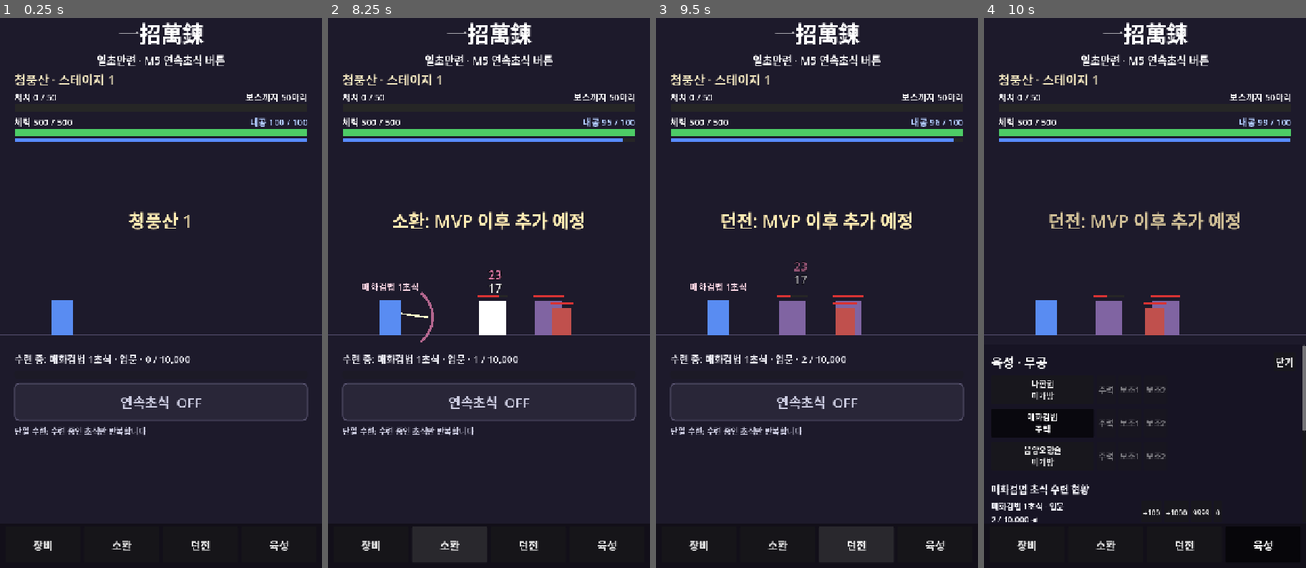
Above: before the commit, frames 1-4 (left to right).
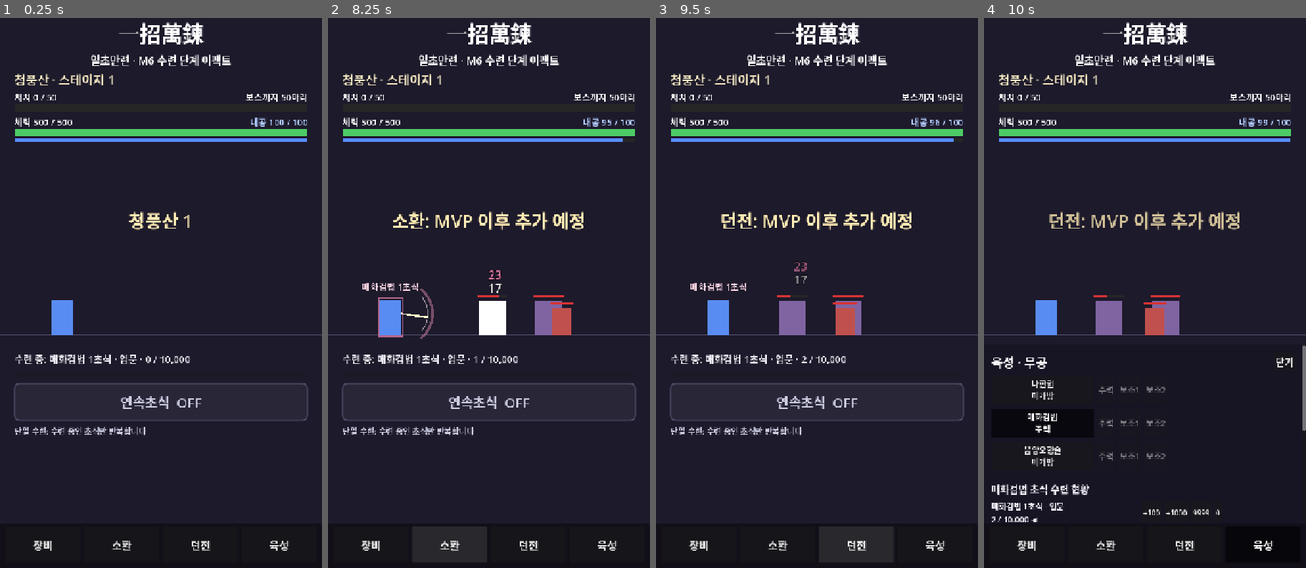
Above: after the commit, the same moments.

Repository: HamHyunJun/ilcho-manryeon
Game: Godot game, scene res://scenes/main/Main.tscn
Two runs of this game, one before a commit and one after it. Both use one fixed random seed, a clock stepped at 60 frames per second and the inputs below.
Inputs:
- Up to frame 1 (0.25 s): no input
- Up to frame 2 (8.25 s): click "연속초식 OFF" at 0.5 s; click "연속초식 ON" at 1.25 s; click "장비" at 2 s; click "소환" at 2.75 s; click "던전" at 3.5 s; click "육성" at 4.25 s; click "닫기" at 5 s; click "연속초식 OFF" at 5.75 s; click "연속초식 ON" at 6.5 s; click "장비" at 7.25 s; click "소환" at 8 s
- Up to frame 3 (9.5 s): click "던전" at 8.75 s
- Up to frame 4 (10 s): click "육성" at 9.5 s

The runs differ from the first frame. In frame 1, 0.5% of the frame differs, in the area x 28-72%, y 6-9%; in frame 2, 0.8%, in the area x 15-72%, y 6-59%; in frame 3, 0.5%; in frame 4, 0.5%.

Commit message:
M6 수련 단계 이펙트
- EffectDirector, TechniqueEffect: 계열 3종 × 7단계 프리셋을 코드 드로잉으로 연출
- data/effects/effect_presets.json: 계열 색·파티클 모양, 단계별 파라미터 (가안)
- 단계 상승 알림, 대성 알림 연출과 화면 흔들림 (HUD 제외)
- 동시 연출 상한과 정리, 성능 테스트 추가
- 문서: 13 구현 메모(M5, M6), 14 O-13·O-40 가안, 15 기기 확인 항목

Co-Authored-By: Claude Opus 5.5 <noreply@anthropic.com>
Claude-Session: https://claude.ai/code/session_01Ls1LawZfAa4UQ6Rv1ebZV7

Diff:
--- /dev/null
+++ b/data/effects/effect_presets.json
@@ -0,0 +1,38 @@
+{
+  "_comment": "수련 단계 이펙트 프리셋 (docs/03 4장). 계열별 색과 모양 + 단계별 파라미터. 수치는 가안이며 코드로 그리는 파티클/도형 연출이다 (docs/03 4-2). 단계 1~7 = 입문/초급/중급/고급/숙련/절정/대성.",
+  "categories": {
+    "sword": {
+      "name": "검법",
+      "color_primary": "#ff9ec4",
+      "color_secondary": "#fff0f6",
+      "particle_shape": "petal",
+      "motif": "slash"
+    },
+    "fist": {
+      "name": "권법",
+      "color_primary": "#ffa64d",
+      "color_secondary": "#fff1d6",
+      "particle_shape": "spark",
+      "motif": "burst"
+    },
+    "spell": {
+      "name": "술법",
+      "color_primary": "#7fd8ff",
+      "color_secondary": "#e8f8ff",
+      "particle_shape": "talisman",
+      "motif": "talisman",
+      "element_colors": ["#ff6a3d", "#8fe3ff", "#ffe84d"]
+    }
+  },
+  "default_category": "sword",
+  "stages": [
+    { "stage": 1, "duration": 0.30, "scale": 1.0, "particles": 0,  "intensity": 0.6, "shockwave": 0,   "wave_projectile": false, "dust": false, "afterimage": false, "cracks": 0, "shake": 0.0 },
+    { "stage": 2, "duration": 0.40, "scale": 1.1, "particles": 6,  "intensity": 0.7, "shockwave": 50,  "wave_projectile": false, "dust": false, "afterimage": false, "cracks": 0, "shake": 0.0 },
+    { "stage": 3, "duration": 0.50, "scale": 1.25, "particles": 12, "intensity": 0.8, "shockwave": 60,  "wave_projectile": true,  "dust": true,  "afterimage": false, "cracks": 0, "shake": 0.0 },
+    { "stage": 4, "duration": 0.60, "scale": 1.45, "particles": 18, "intensity": 0.85, "shockwave": 110, "wave_projectile": true,  "dust": true,  "afterimage": true,  "cracks": 0, "shake": 2.0 },
+    { "stage": 5, "duration": 0.70, "scale": 1.7, "particles": 26, "intensity": 0.9, "shockwave": 130, "wave_projectile": true,  "dust": true,  "afterimage": true,  "cracks": 5, "shake": 4.0 },
+    { "stage": 6, "duration": 0.85, "scale": 2.1, "particles": 36, "intensity": 1.0, "shockwave": 170, "wave_projectile": true,  "dust": true,  "afterimage": true,  "cracks": 8, "shake": 7.0 },
+    { "stage": 7, "duration": 1.10, "scale": 2.5, "particles": 48, "intensity": 1.0, "shockwave": 220, "wave_projectile": true,  "dust": true,  "afterimage": true,  "cracks": 10, "shake": 9.0, "mastery_burst": true }
+  ],
+  "max_active_effects": 6
+}
--- a/scenes/main/Main.tscn
+++ b/scenes/main/Main.tscn
@@ -52,7 +52,7 @@
 [node name="Subtitle" type="Label" parent="Margin/VBox"]
 layout_mode = 2
 theme_override_font_sizes/font_size = 24
-text = "일초만련 · M5 연속초식 버튼"
+text = "일초만련 · M6 수련 단계 이펙트"
 horizontal_alignment = 1
 
 [node name="Spacer" type="Control" parent="Margin/VBox"]
--- a/scripts/autoload/DataRegistry.gd
+++ b/scripts/autoload/DataRegistry.gd
@@ -15,6 +15,8 @@
 var regions: Dictionary = {}
 ## 공통 수치 파일 이름(확장자 제외) → 내용. 예: "training"
 var balance: Dictionary = {}
+## 이펙트 데이터 파일 이름(확장자 제외) → 내용. 예: "effect_presets" (M6)
+var effects: Dictionary = {}
 ## 로드/검증 중 발견한 오류 메시지 목록
 var errors: PackedStringArray = []
 
@@ -30,6 +32,7 @@
 	monsters.clear()
 	regions.clear()
 	balance.clear()
+	effects.clear()
 	errors.clear()
 
 	for path in _list_json(root.path_join("martial_arts")):
@@ -52,6 +55,15 @@
 		var data = _read_json(path)
 		if data is Dictionary:
 			balance[path.get_file().get_basename()] = data
+
+	for path in _list_json(root.path_join("effects")):
+		var data = _read_json(path)
+		if data is Dictionary:
+			effects[path.get_file().get_basename()] = data
+	# 이펙트 프리셋이 있으면 검증한다 (없으면 연출 없이 동작)
+	if effects.has("effect_presets"):
+		for e in EffectPresets.validate(effects["effect_presets"]):
+			errors.append("effects: " + e)
 
 	for e in errors:
 		push_error("[DataRegistry] " + e)
--- a/scripts/battle/BattleManager.gd
+++ b/scripts/battle/BattleManager.gd
@@ -44,6 +44,8 @@
 ## GameState에 스테이지 진행을 기록하는지
 var _persist := false
 var _hud: Node2D
+## 초식 연출 관리자 (M6)
+var effects: EffectDirector
 
 
 func _ready() -> void:
@@ -88,6 +90,12 @@
 		_effects_layer.name = "Effects"
 		_effects_layer.z_index = 10
 		add_child(_effects_layer)
+	if effects == null:
+		effects = EffectDirector.new()
+		effects.name = "EffectDirector"
+		effects.z_index = 9
+		add_child(effects)
+	effects.setup(DataRegistry.effects.get("effect_presets", {}), float(config["layout"]["ground_y"]))
 	if _hud == null:
 		_hud = HudScript.new()
 		_hud.name = "Hud"
@@ -147,6 +155,12 @@
 	last_technique_left = maxf(0.0, last_technique_left - delta)
 	if techniques:
 		techniques.tick(delta)
+	if effects:
+		effects.tick(delta)
+		# 화면 흔들림: 전투 화면만 흔들고 HUD는 제자리에 둔다
+		position = effects.shake_offset
+		if _hud:
+			_hud.position = -effects.shake_offset
 
 	if player.is_down():
 		_recover_cd -= delta
@@ -202,12 +216,28 @@
 	if targets.is_empty():
 		return
 	var art_id := String(tech["id"]).get_slice(".", 0)
-	var color := _category_color(DataRegistry.get_martial_art(art_id).get("category", ""))
+	var category: String = DataRegistry.get_martial_art(art_id).get("category", "")
+	var color := _category_color(category)
+	var tid: String = tech["id"]
+	var stage_before := technique_stage(tid)
+	# 연출은 발동 시점의 수련 단계로 정한다
+	var positions: Array = []
+	for t in targets:
+		positions.append(t.position)
+	effects.play_technique(category, stage_before, player.position + Vector2(player.half_width(), 0), positions, tech)
 	var hits: Array = player.cast_technique(tech, targets, rng, _defense_constant, color)
 	techniques.on_cast(tech)
 	techniques_cast += 1
 	var multiplier := float(DataRegistry.balance.get("training", {}).get("base_multiplier", 1.0))
-	arts.record_performed(tech["id"], multiplier)
+	var mastered_now := arts.record_performed(tid, multiplier)
+	var stage_after := technique_stage(tid)
+	var at := player.position + Vector2(0, -player.body_size.y * 0.5)
+	if mastered_now:
+		effects.play_mastery(category, at, "%s 대성!" % tech.get("name", ""), tech)
+		_set_banner("%s 대성! 다음 초식이 열렸습니다" % tech.get("name", ""), 2.0)
+	elif stage_after > stage_before:
+		var th: Array = DataRegistry.balance.get("training", {}).get("stage_thresholds", [])
+		effects.play_stage_up(category, stage_after, at, "%s · %s" % [tech.get("name", ""), MartialArtManager.stage_name_for(arts.count_of(tid), th)])
 	last_technique_name = tech.get("name", "")
 	last_technique_left = 0.8
 	if has_node("/root/EventBus"):
@@ -218,7 +248,13 @@
 			_show_damage(h["damage"], h["target"].position + Vector2(0, -h["target"].body_size.y - 30), c, h["crit"])
 
 
-## 계열별 임시 색 (계열 이펙트 프리셋은 M6)
+## 초식의 현재 수련 단계 (1~7, 이펙트 프리셋 선택용)
+func technique_stage(tech_id: String) -> int:
+	var th: Array = DataRegistry.balance.get("training", {}).get("stage_thresholds", [])
+	return EffectPresets.stage_index_for(arts.count_of(tech_id), th, arts.is_mastered(tech_id))
+
+
+## 계열 기본색 (데미지 숫자, 캐릭터 테두리). 연출 색은 effect_presets.json
 func _category_color(category: String) -> Color:
 	match category:
 		"sword":
--- /dev/null
+++ b/scripts/effects/EffectDirector.gd
@@ -0,0 +1,84 @@
+extends Node2D
+class_name EffectDirector
+## 이펙트 연출 관리자 (M6).
+## - 초식 발동 시 "계열 × 수련 단계" 프리셋으로 연출을 만든다 (docs/03 4장).
+## - 단계 상승(입문→초급 등)과 대성 때 알림 연출을 띄운다.
+## - 동시에 살아 있는 연출 수를 max_active_effects로 제한해 프레임을 지킨다. 넘치면 가장 오래된 것부터 지운다.
+## - 화면 흔들림 세기를 shake_offset으로 내보낸다 (BattleManager가 적용).
+
+const EffectScript := preload("res://scripts/effects/TechniqueEffect.gd")
+
+var presets: Dictionary = {}
+var max_active := 6
+var ground_y := 760.0
+var rng := RandomNumberGenerator.new()
+## 이번 프레임 화면 흔들림 (px)
+var shake_offset := Vector2.ZERO
+## true면 화면 흔들림을 끈다 (설정 화면 연동은 M11)
+var shake_enabled := true
+## 통계/테스트용
+var played_count := 0
+var last_params: Dictionary = {}
+
+
+func setup(effect_presets: Dictionary, ground: float) -> void:
+	presets = effect_presets
+	ground_y = ground
+	max_active = int(presets.get("max_active_effects", 6))
+
+
+func active_count() -> int:
+	return get_child_count()
+
+
+## 초식 발동 연출. stage는 1~7.
+func play_technique(category: String, stage: int, from: Vector2, target_positions: Array, tech: Dictionary = {}) -> Node2D:
+	var p := EffectPresets.resolve(presets, category, stage, tech)
+	last_params = p
+	return _spawn(p, "technique", from, target_positions, "")
+
+
+## 단계 상승 알림 (예: "1초식 · 초급")
+func play_stage_up(category: String, stage: int, at: Vector2, label: String) -> Node2D:
+	var p := EffectPresets.resolve(presets, category, stage)
+	return _spawn(p, "stage_up", at, [], label)
+
+
+## 대성 알림
+func play_mastery(category: String, at: Vector2, label: String, tech: Dictionary = {}) -> Node2D:
+	var p := EffectPresets.resolve(presets, category, EffectPresets.STAGE_COUNT, tech)
+	return _spawn(p, "mastery", at, [], label)
+
+
+func _spawn(p: Dictionary, kind: String, from: Vector2, to: Array, label: String) -> Node2D:
+	# 알림 연출은 지우지 않도록 초식 연출부터 정리한다
+	while get_child_count() >= max_active:
+		var victim: Node = null
+		for c in get_children():
+			if c.kind == "technique":
+				victim = c
+				break
+		if victim == null:
+			victim = get_child(0)
+		remove_child(victim)
+		victim.queue_free()
+	var e: Node2D = EffectScript.new()
+	e.setup(p, kind, from, to, ground_y, rng, label)
+	add_child(e)
+	played_count += 1
+	return e
+
+
+func tick(delta: float) -> void:
+	var shake := 0.0
+	for c in get_children():
+		c.advance(delta)
+		if c.is_done():
+			remove_child(c)
+			c.queue_free()
+		else:
+			shake = maxf(shake, c.shake_amount())
+	if shake_enabled and shake > 0.0:
+		shake_offset = Vector2(rng.randf_range(-shake, shake), rng.randf_range(-shake, shake))
+	else:
+		shake_offset = Vector2.ZERO
--- /dev/null
+++ b/scripts/effects/EffectPresets.gd
@@ -0,0 +1,70 @@
+extends RefCounted
+class_name EffectPresets
+## 수련 단계 이펙트 프리셋 해석기 (M6, docs/03 4장).
+## data/effects/effect_presets.json의 "계열 색/모양" + "단계 파라미터"를 합쳐 한 번의 연출 파라미터를 만든다.
+## 수치는 모두 가안이며 데이터만 바꿔 조정한다.
+
+const STAGE_COUNT := 7
+
+
+## 수련 횟수 → 단계 번호(1~7). 대성했으면 7. thresholds는 training.json의 stage_thresholds.
+static func stage_index_for(count: int, thresholds: Array, mastered: bool = false) -> int:
+	if mastered:
+		return STAGE_COUNT
+	var idx := 1
+	for i in thresholds.size():
+		if count >= int(thresholds[i].get("min", 0)):
+			idx = i + 1
+	# 대성(7단계)은 mastered 플래그로만 판정한다 (목표 횟수가 초식마다 다를 수 있음)
+	return clampi(idx, 1, STAGE_COUNT - 1)
+
+
+## 계열과 단계로 연출 파라미터를 만든다. 없는 계열은 default_category를 쓴다.
+## tech를 주면 대성 단계에서 초식 전용 연출 지정(mastery_effect)을 반영한다 (없으면 계열 대성 프리셋).
+static func resolve(presets: Dictionary, category: String, stage: int, tech: Dictionary = {}) -> Dictionary:
+	var cats: Dictionary = presets.get("categories", {})
+	var cat_id := category if cats.has(category) else String(presets.get("default_category", "sword"))
+	var cat: Dictionary = cats.get(cat_id, {})
+	var stages: Array = presets.get("stages", [])
+	var st: Dictionary = {}
+	for s in stages:
+		if int(s.get("stage", 0)) == stage:
+			st = s
+	if st.is_empty() and not stages.is_empty():
+		st = stages[clampi(stage - 1, 0, stages.size() - 1)]
+	var out: Dictionary = st.duplicate(true)
+	out["stage"] = clampi(stage, 1, STAGE_COUNT)
+	out["category"] = cat_id
+	out["color_primary"] = Color.html(String(cat.get("color_primary", "#ffffff")))
+	out["color_secondary"] = Color.html(String(cat.get("color_secondary", "#ffffff")))
+	out["particle_shape"] = cat.get("particle_shape", "petal")
+	out["motif"] = cat.get("motif", "slash")
+	var elements: Array = []
+	for c in cat.get("element_colors", []):
+		elements.append(Color.html(String(c)))
+	out["element_colors"] = elements
+	out["mastery_effect"] = ""
+	if stage >= STAGE_COUNT and tech.has("mastery_effect"):
+		out["mastery_effect"] = String(tech["mastery_effect"])
+	return out
+
+
+## 데이터 검증: 오류 메시지 목록을 돌려준다
+static func validate(presets: Dictionary) -> PackedStringArray:
+	var errs: PackedStringArray = []
+	if presets.is_empty():
+		errs.append("effect_presets 없음")
+		return errs
+	for c in ["sword", "fist", "spell"]:
+		if not presets.get("categories", {}).has(c):
+			errs.append("계열 프리셋 없음: %s" % c)
+	var stages: Array = presets.get("stages", [])
+	if stages.size() != STAGE_COUNT:
+		errs.append("단계 프리셋은 %d개여야 함 (현재 %d)" % [STAGE_COUNT, stages.size()])
+	var prev := -1.0
+	for s in stages:
+		var p := float(s.get("particles", 0)) + float(s.get("scale", 0)) * 10.0 + float(s.get("duration", 0)) * 10.0
+		if p < prev:
+			errs.append("단계 %d 파라미터가 이전 단계보다 작음" % int(s.get("stage", 0)))
+		prev = p
+	return errs
--- /dev/null
+++ b/scripts/effects/TechniqueEffect.gd
@@ -0,0 +1,215 @@
+extends Node2D
+## 초식 한 번의 연출 (M6). EffectPresets.resolve()가 만든 파라미터로 코드 드로잉만 한다.
+## 텍스처 없이 draw_* 도형으로 그려 아트 제작량을 늘리지 않는다 (docs/03 4-2).
+## kind: "technique"(초식 발동), "stage_up"(단계 상승 알림), "mastery"(대성 알림)
+
+var params: Dictionary = {}
+var kind := "technique"
+## 시전 위치(캐릭터 앞)와 대상 위치들 (Effects 레이어 좌표)
+var origin := Vector2.ZERO
+var targets: Array = []
+var ground_y := 760.0
+var text := ""
+var age := 0.0
+var duration := 0.3
+
+## 미리 계산한 파티클: {pos, vel, rot, spin, size, color}
+var _particles: Array = []
+var _cracks: Array = []
+var _font: Font
+
+
+func setup(p: Dictionary, effect_kind: String, from: Vector2, to: Array, ground: float, rng: RandomNumberGenerator, label: String = "") -> void:
+	params = p
+	kind = effect_kind
+	origin = from
+	targets = to
+	ground_y = ground
+	text = label
+	duration = float(p.get("duration", 0.3))
+	if kind == "stage_up":
+		duration = maxf(duration, 1.2)
+	elif kind == "mastery":
+		duration = maxf(duration, 2.0)
+	_font = ThemeDB.fallback_font
+	var n := int(p.get("particles", 0))
+	if kind == "mastery":
+		n = maxi(n, 40)
+	elif kind == "stage_up":
+		n = maxi(n, 16)
+	var center := _impact_center()
+	var colors: Array = [p.get("color_primary", Color.WHITE), p.get("color_secondary", Color.WHITE)]
+	var elements: Array = p.get("element_colors", [])
+	for i in n:
+		var ang := rng.randf_range(-PI, PI)
+		var spd := rng.randf_range(80.0, 260.0) * float(p.get("scale", 1.0))
+		var col: Color = colors[i % 2]
+		if not elements.is_empty() and i % 3 == 0:
+			col = elements[i % elements.size()]
+		_particles.append({
+			"pos": center if kind == "technique" else from,
+			"vel": Vector2(cos(ang), sin(ang) - 0.4) * spd,
+			"rot": rng.randf_range(0.0, TAU),
+			"spin": rng.randf_range(-8.0, 8.0),
+			"size": rng.randf_range(4.0, 9.0) * sqrt(float(p.get("scale", 1.0))),
+			"color": col,
+		})
+	for i in int(p.get("cracks", 0)):
+		var pts := PackedVector2Array()
+		var x := center.x + rng.randf_range(-30.0, 30.0)
+		var dir := -1.0 if i % 2 == 0 else 1.0
+		var pt := Vector2(x, ground_y)
+		pts.append(pt)
+		for k in 4:
+			pt += Vector2(dir * rng.randf_range(12.0, 30.0) * float(p.get("scale", 1.0)), rng.randf_range(-3.0, 6.0))
+			pts.append(pt)
+		_cracks.append(pts)
+
+
+func _impact_center() -> Vector2:
+	if targets.is_empty():
+		return origin + Vector2(80, 0)
+	var sum := Vector2.ZERO
+	for t in targets:
+		sum += t
+	return sum / targets.size()
+
+
+func is_done() -> bool:
+	return age >= duration
+
+
+func advance(delta: float) -> void:
+	age += delta
+	for pt in _particles:
+		pt["vel"] = pt["vel"] + Vector2(0, 320.0) * delta
+		pt["pos"] = pt["pos"] + pt["vel"] * delta
+		pt["rot"] = pt["rot"] + pt["spin"] * delta
+	queue_redraw()
+
+
+## 화면 흔들림 세기(px). 시작 직후가 가장 세고 줄어든다
+func shake_amount() -> float:
+	var s := float(params.get("shake", 0.0))
+	if kind != "technique" or s <= 0.0:
+		return 0.0
+	var t := clampf(age / maxf(0.01, duration * 0.6), 0.0, 1.0)
+	return s * (1.0 - t)
+
+
+func _draw() -> void:
+	var t := clampf(age / maxf(0.01, duration), 0.0, 1.0)
+	var fade := 1.0 - t
+	var c1: Color = params.get("color_primary", Color.WHITE)
+	var c2: Color = params.get("color_secondary", Color.WHITE)
+	var sc := float(params.get("scale", 1.0))
+	var inten := float(params.get("intensity", 1.0))
+	match kind:
+		"technique":
+			_draw_technique(t, fade, c1, c2, sc, inten)
+		"stage_up":
+			_draw_ring(origin, 40.0 + 90.0 * t, c1, fade, 5.0)
+			_draw_ring(origin, 20.0 + 60.0 * t, c2, fade, 3.0)
+		"mastery":
+			for i in 16:
+				var a := TAU * i / 16.0 + t * 0.6
+				var r0 := 40.0 + 30.0 * t
+				var r1 := r0 + 120.0 * (1.0 - absf(0.5 - t) * 1.2)
+				var col := c1 if i % 2 == 0 else c2
+				col.a = fade
+				draw_line(origin + Vector2(cos(a), sin(a)) * r0, origin + Vector2(cos(a), sin(a)) * r1, col, 4.0)
+			_draw_ring(origin, 60.0 + 200.0 * t, c1, fade, 8.0)
+			_draw_ring(origin, 30.0 + 140.0 * t, Color(1, 0.9, 0.5), fade, 4.0)
+	_draw_particles(fade)
+	if text != "" and _font:
+		var col := c2.lerp(Color.WHITE, 0.5)
+		col.a = clampf(fade * 1.6, 0.0, 1.0)
+		var size := 30 if kind == "mastery" else 24
+		var pos := origin + Vector2(-140, -150 - 40.0 * t)
+		draw_string_outline(_font, pos, text, HORIZONTAL_ALIGNMENT_CENTER, 280, size, 6, Color(0, 0, 0, col.a))
+		draw_string(_font, pos, text, HORIZONTAL_ALIGNMENT_CENTER, 280, size, col)
+
+
+func _draw_technique(t: float, fade: float, c1: Color, c2: Color, sc: float, inten: float) -> void:
+	var center := _impact_center()
+	var col := c1
+	col.a = fade * inten
+	# 잔상: 캐릭터 뒤로 반투명 사각형 2개
+	if params.get("afterimage", false):
+		for i in 2:
+			var ac := c2
+			ac.a = 0.35 * fade / (i + 1)
+			draw_rect(Rect2(origin + Vector2(-60 - 18 * i - 40, -96), Vector2(48, 96)), ac)
+	# 기본 모티프
+	match params.get("motif", "slash"):
+		"slash":
+			var r := 30.0 + 120.0 * t * sc
+			draw_arc(origin + Vector2(0, -48), r, -0.9, 0.9, 20, col, 4.0 + 2.0 * sc)
+			var c2a := c2
+			c2a.a = fade * 0.8
+			draw_arc(origin + Vector2(0, -48), r * 0.85, -0.7, 0.7, 16, c2a, 2.0)
+		"burst":
+			draw_circle(center + Vector2(0, -40), (14.0 + 30.0 * t) * sc, Color(col, col.a * 0.5))
+			_draw_ring(center + Vector2(0, -40), (20.0 + 50.0 * t) * sc, c1, fade * inten, 4.0)
+		"talisman":
+			for i in 3:
+				var a := t * 4.0 + TAU * i / 3.0
+				var p := origin + Vector2(40, -60) + Vector2(cos(a), sin(a)) * 30.0 * sc
+				_draw_talisman(p, a, 10.0 * sc, col)
+	# 충격파: 대상 위치에 퍼지는 고리
+	var sw := float(params.get("shockwave", 0))
+	if sw > 0.0:
+		_draw_ring(Vector2(center.x, ground_y - 10), sw * t, c1, fade * inten, 3.0 + sc)
+	# 검기(파동): 캐릭터에서 대상까지 날아가는 초승달
+	if params.get("wave_projectile", false):
+		var p := origin.lerp(center, clampf(t * 1.6, 0.0, 1.0)) + Vector2(0, -50)
+		var wc := c2
+		wc.a = fade
+		draw_arc(p, 26.0 * sc, -1.1, 1.1, 14, wc, 5.0 + sc * 2.0)
+		draw_arc(p + Vector2(-6, 0), 22.0 * sc, -1.0, 1.0, 12, Color(c1, fade), 3.0)
+	# 먼지: 지면 근처 회색 원
+	if params.get("dust", false):
+		for i in 5:
+			var dx := (i - 2) * 22.0 * sc
+			draw_circle(Vector2(center.x + dx, ground_y - 6 - 10 * t), (6.0 + 10.0 * t) * sc * 0.6, Color(0.7, 0.66, 0.6, 0.45 * fade))
+	# 지면 균열
+	for pts in _cracks:
+		draw_polyline(pts, Color(0.12, 0.1, 0.08, fade), 3.0)
+		draw_polyline(pts, Color(c1, 0.5 * fade), 1.0)
+	# 대성: 큰 이중 고리
+	if params.get("mastery_burst", false):
+		_draw_ring(center + Vector2(0, -50), 40.0 + 160.0 * t, Color(1, 0.9, 0.5), fade, 6.0)
+		_draw_ring(center + Vector2(0, -50), 20.0 + 110.0 * t, c1, fade, 3.0)
+
+
+func _draw_particles(fade: float) -> void:
+	var shape: String = params.get("particle_shape", "petal")
+	for pt in _particles:
+		var col: Color = pt["color"]
+		col.a = fade
+		var s: float = pt["size"]
+		match shape:
+			"petal":
+				var pts := PackedVector2Array()
+				for k in 6:
+					var a := TAU * k / 6.0
+					pts.append(pt["pos"] + Vector2(cos(a) * s, sin(a) * s * 0.5).rotated(pt["rot"]))
+				draw_colored_polygon(pts, col)
+			"spark":
+				var dir: Vector2 = pt["vel"].normalized() * s * 1.6
+				draw_line(pt["pos"] - dir, pt["pos"] + dir, col, 2.0)
+			_:
+				_draw_talisman(pt["pos"], pt["rot"], s, col)
+
+
+func _draw_talisman(p: Vector2, rot: float, s: float, col: Color) -> void:
+	var pts := PackedVector2Array([
+		p + Vector2(-s * 0.5, -s).rotated(rot), p + Vector2(s * 0.5, -s).rotated(rot),
+		p + Vector2(s * 0.5, s).rotated(rot), p + Vector2(-s * 0.5, s).rotated(rot)])
+	draw_colored_polygon(pts, col)
+
+
+func _draw_ring(center: Vector2, r: float, col: Color, alpha: float, width: float) -> void:
+	var c := col
+	c.a = clampf(alpha, 0.0, 1.0)
+	draw_arc(center, maxf(1.0, r), 0.0, TAU, 40, c, width)
--- a/scripts/player/PlayerCharacter.gd
+++ b/scripts/player/PlayerCharacter.gd
@@ -157,8 +157,7 @@
 		var reach := 60.0 * (1.0 - _swing / 0.15) + 20.0
 		draw_line(Vector2(half_width(), -body_size.y * 0.6), Vector2(half_width() + reach, -body_size.y * 0.5), Color(1, 1, 0.8), 4.0)
 	if _tech_flash > 0.0:
-		# 초식 발동 표시 (임시): 앞쪽으로 퍼지는 호. 단계별 이펙트는 M6
-		var t := 1.0 - _tech_flash / 0.3
+		# 초식 발동 순간 몸 테두리만 계열색으로 빛낸다. 초식 연출 자체는 EffectDirector (M6)
 		var c := _tech_color
-		c.a = 1.0 - t
-		draw_arc(Vector2(half_width(), -body_size.y * 0.5), 30.0 + 120.0 * t, -0.9, 0.9, 16, c, 6.0)
+		c.a = _tech_flash / 0.3
+		draw_rect(rect.grow(3.0), c, false, 3.0)
--- a/tests/run_tests.gd
+++ b/tests/run_tests.gd
@@ -32,6 +32,9 @@
 	&"_test_save_restores_stage_in_battle",
 	&"_test_chain_toggle_off_returns_to_single",
 	&"_test_game_ui_chain_button",
+	&"_test_effect_presets",
+	&"_test_effect_director_in_battle",
+	&"_test_effect_performance_cap",
 ]
 
 var _failed := 0
@@ -640,3 +643,98 @@
 	_check(not ui.panels["growth"].visible, "닫기")
 	ui.free()
 	_finish()
+
+
+func _test_effect_presets() -> void:
+	print("[M6 이펙트 프리셋]")
+	var presets: Dictionary = _reg().effects.get("effect_presets", {})
+	_check(EffectPresets.validate(presets).is_empty(), "프리셋 데이터 검증 통과 (3계열, 7단계, 단계마다 커짐)")
+	var th: Array = _reg().balance["training"]["stage_thresholds"]
+	_check(EffectPresets.stage_index_for(0, th) == 1, "0회는 입문(1단계)")
+	_check(EffectPresets.stage_index_for(100, th) == 2, "100회는 초급(2단계)")
+	_check(EffectPresets.stage_index_for(7500, th) == 6, "7,500회는 절정(6단계)")
+	_check(EffectPresets.stage_index_for(10000, th) == 6, "대성 플래그가 없으면 7단계로 올리지 않음")
+	_check(EffectPresets.stage_index_for(10000, th, true) == 7, "대성하면 7단계")
+	var cats_ok := true
+	var grows := true
+	for cat in ["sword", "fist", "spell"]:
+		var prev: Dictionary = {}
+		for st in range(1, 8):
+			var p := EffectPresets.resolve(presets, cat, st)
+			if p["category"] != cat:
+				cats_ok = false
+			if not prev.is_empty() and (int(p["particles"]) < int(prev["particles"]) or float(p["scale"]) < float(prev["scale"]) or float(p["duration"]) < float(prev["duration"])):
+				grows = false
+			prev = p
+	_check(cats_ok, "3계열 × 7단계 프리셋이 모두 해석됨")
+	_check(grows, "단계가 오를수록 파티클 수, 크기, 지속 시간이 줄지 않음")
+	var sw := EffectPresets.resolve(presets, "sword", 1)
+	var fi := EffectPresets.resolve(presets, "fist", 1)
+	_check(sw["color_primary"] != fi["color_primary"] and sw["particle_shape"] != fi["particle_shape"], "계열마다 색과 파티클 모양이 다름")
+	_check(EffectPresets.resolve(presets, "unknown", 3)["category"] == "sword", "모르는 계열은 기본 계열 사용")
+	var m := EffectPresets.resolve(presets, "sword", 7, {"mastery_effect": "plum_special"})
+	_check(m["mastery_effect"] == "plum_special" and bool(m.get("mastery_burst", false)), "대성 단계는 초식 전용 연출 지정을 받음 (없으면 계열 대성 프리셋)")
+	_finish()
+
+
+func _test_effect_director_in_battle() -> void:
+	print("[M6 전투 중 이펙트]")
+	var arts := _new_arts()
+	var battle := _make_battle(arts)
+	var fx: EffectDirector = battle.effects
+	_check(fx != null and fx.max_active > 0, "전투에 이펙트 관리자가 붙음")
+	arts.debug_set_count("plum_blossom_sword.t1", 95)
+	var t := 0.0
+	var played_before := fx.played_count
+	var stage_up_seen := false
+	while t < 40.0 and arts.count_of("plum_blossom_sword.t1") < 102:
+		battle.tick(0.05)
+		for c in fx.get_children():
+			if c.kind == "stage_up":
+				stage_up_seen = true
+		t += 0.05
+	_check(fx.played_count > played_before, "초식 발동 때 연출이 재생됨")
+	_check(fx.last_params.get("category", "") == "sword", "매화검법은 검법 계열 연출")
+	_check(stage_up_seen, "입문 → 초급으로 오를 때 단계 상승 알림 연출")
+	_check(int(fx.last_params.get("stage", 0)) == 2, "초급이 되면 2단계 프리셋으로 바뀜")
+	arts.debug_set_count("plum_blossom_sword.t1", 9998)
+	var mastery_seen := false
+	t = 0.0
+	while t < 30.0 and not arts.is_mastered("plum_blossom_sword.t1"):
+		battle.tick(0.05)
+		t += 0.05
+	for c in fx.get_children():
+		if c.kind == "mastery":
+			mastery_seen = true
+	_check(mastery_seen and battle.banner_text.contains("대성"), "대성 순간 대성 알림 연출과 안내")
+	battle.free()
+	_finish()
+
+
+func _test_effect_performance_cap() -> void:
+	print("[M6 이펙트 성능 상한]")
+	var fx := EffectDirector.new()
+	root.add_child(fx)
+	fx.setup(_reg().effects.get("effect_presets", {}), 760.0)
+	fx.rng.seed = 1
+	var started := Time.get_ticks_usec()
+	for i in 200:
+		fx.play_technique("fist", 7, Vector2(160, 760), [Vector2(400, 760), Vector2(460, 760)])
+		fx.tick(1.0 / 60.0)
+	var per_frame_ms := float(Time.get_ticks_usec() - started) / 200.0 / 1000.0
+	print("    (참고) 최대 단계 연출 연속 재생 시 프레임당 갱신 %.3f ms" % per_frame_ms)
+	_check(fx.active_count() <= fx.max_active, "동시에 살아 있는 연출 수가 상한(%d) 이하" % fx.max_active)
+	fx.play_mastery("sword", Vector2(140, 700), "테스트 대성!")
+	for i in 20:
+		fx.play_technique("sword", 7, Vector2(160, 760), [Vector2(400, 760)])
+	var kept := false
+	for c in fx.get_children():
+		if c.kind == "mastery":
+			kept = true
+	_check(kept, "상한을 넘겨도 대성 알림은 초식 연출보다 늦게 지움")
+	_check(per_frame_ms < 4.0, "연출 갱신 비용이 프레임 예산 안 (4ms 미만, 헤드리스 기준)")
+	for i in 200:
+		fx.tick(0.05)
+	_check(fx.active_count() == 0 and fx.shake_offset == Vector2.ZERO, "연출이 끝나면 모두 정리되고 흔들림도 멈춤")
+	fx.free()
+	_finish()
Not shown, added: scripts/effects/EffectDirector.gd.uid
Not shown, added: scripts/effects/EffectPresets.gd.uid
Not shown, added: scripts/effects/TechniqueEffect.gd.uid
Not shown, changed: docs/13-mvp-roadmap.md
Not shown, changed: docs/14-open-items.md
Not shown, changed: docs/15-device-checklists.md
